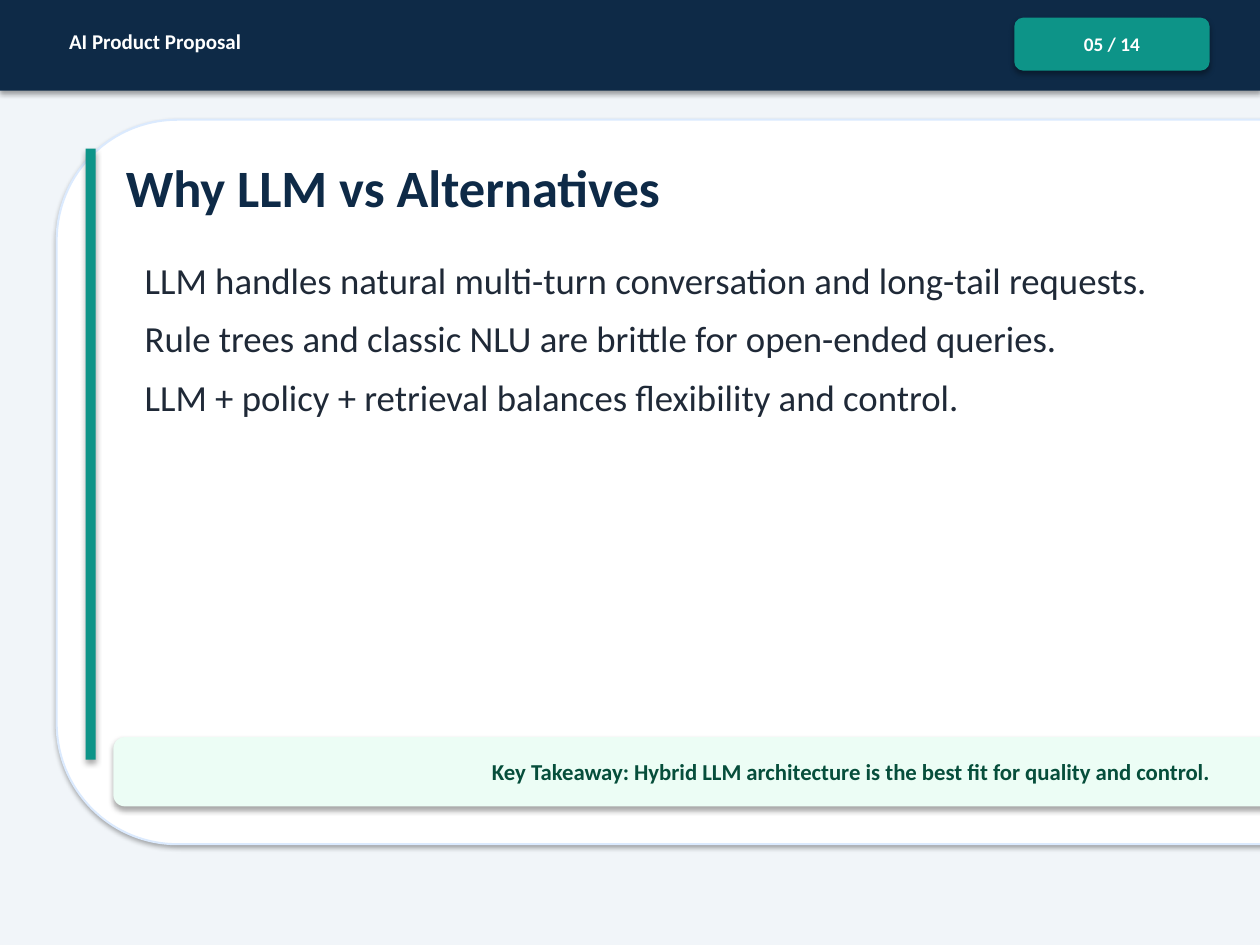
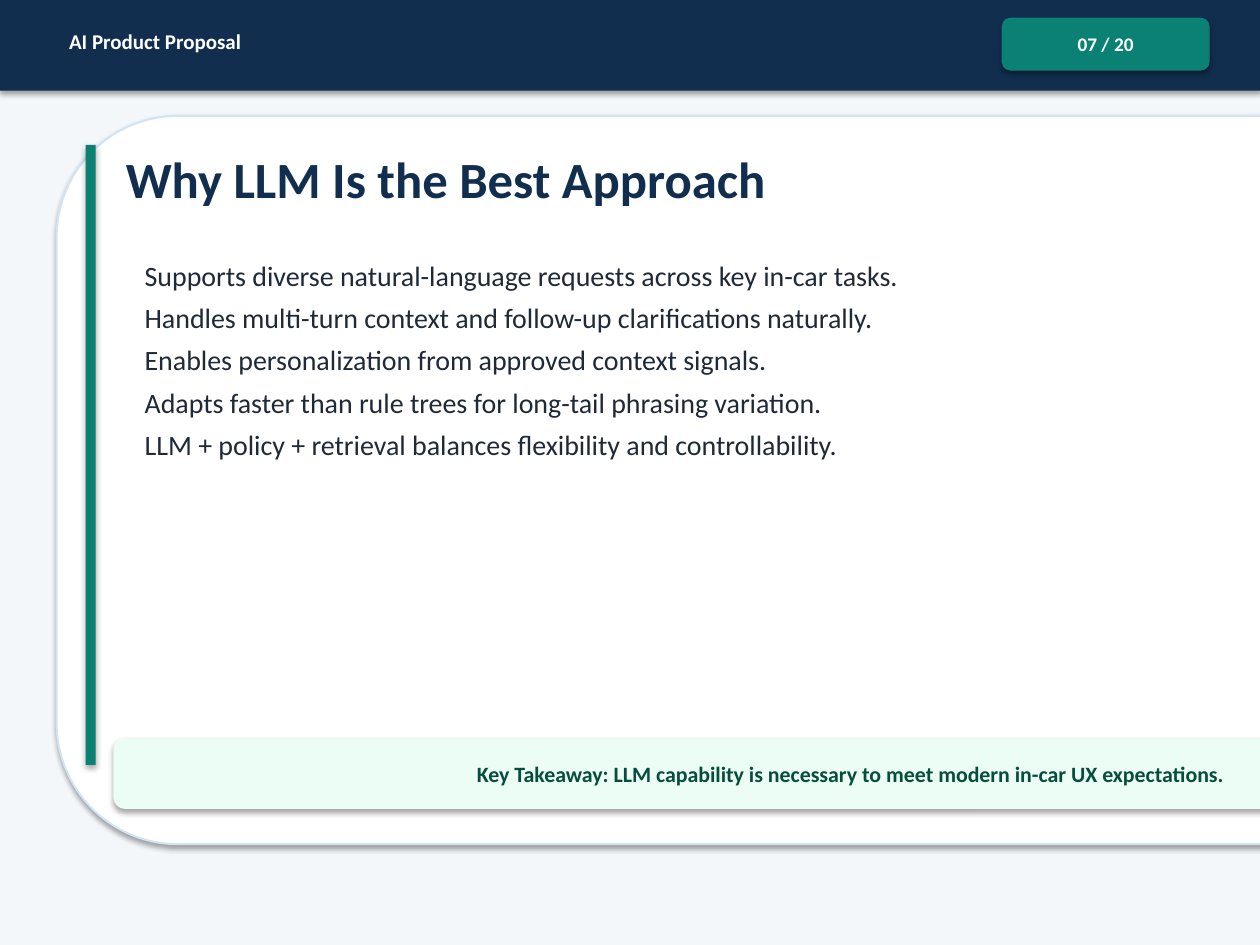
Before and after one commit to Zia-CRM-hub/AI-ProductManager, a slide deck: slide 7 of ProductManager_InnovativeBusinessSolutionWithLLM_Project/ProductManager_InnovativeBusinessSolutionWithLLM_Submission.pptx (slide 5 before the commit). Drawn at 1260x945 pixels with LibreOffice and Linux fonts; fonts in the diff are those of the drawing. Boxes give left, top, right and bottom in pixels: in the first picture for what was removed or moved away, otherwise in the second. Text is boxed around its words. In the diff, an @@ line names an element or a change of style, - is before the commit and + after.

```diff
--- a/ProductManager_InnovativeBusinessSolutionWithLLM_Project/ProductManager_InnovativeBusinessSolutionWithLLM_Submission.pptx
+++ b/ProductManager_InnovativeBusinessSolutionWithLLM_Project/ProductManager_InnovativeBusinessSolutionWithLLM_Submission.pptx
@@ rectangle at [0, 0, 1260, 945]: fill #F1F5F9 to #F4F7FA @@
@@ rectangle at [0, 0, 1260, 91]: fill #0E2A47 to #112E4E @@
@@ rounded rectangle "07 / 20" at [1002, 18, 1210, 71]: fill #0D9488 to #0B8174 @@
@@ rounded rectangle "07 / 20": place and size @@
-rounded rectangle "07 / 20" at [1014, 18, 1210, 71]
+rounded rectangle "07 / 20" at [1002, 18, 1210, 71]
@@ text in rounded rectangle at [1078, 38, 1133, 51]: text changed @@
-05 / 14
+07 / 20
@@ rounded rectangle: place and size @@
-rounded rectangle at [57, 120, 1260, 844]
+rounded rectangle at [57, 116, 1260, 844]
@@ rounded rectangle at [57, 116, 1260, 844]: outline #DBEAFE 1.2 pt to #D1E4F6 1.1 pt @@
@@ rectangle: place and size @@
-rectangle at [86, 149, 96, 760]
+rectangle at [86, 145, 96, 765]
@@ rectangle at [86, 145, 96, 765]: fill #0D9488 to #0B8174 @@
@@ text at [126, 162, 765, 206]: text changed; size 30 to 29 pt; text colour #0E2A47 to #112E4E @@
-Why LLM vs Alternatives
+Why LLM Is the Best Approach
@@ text at [145, 266, 898, 460]: text changed; size 21 to 16 pt @@
-LLM handles natural multi-turn conversation and long-tail requests.
-Rule trees and classic NLU are brittle for open-ended queries.
-LLM + policy + retrieval balances flexibility and control.
+Supports diverse natural-language requests across key in-car tasks.
+Handles multi-turn context and follow-up clarifications naturally.
+Enables personalization from approved context signals.
+Adapts faster than rule trees for long-tail phrasing variation.
+LLM + policy + retrieval balances flexibility and controllability.
@@ text in rounded rectangle at [477, 766, 1223, 786]: text changed; size 13 to 12.5 pt @@
-Key Takeaway: Hybrid LLM architecture is the best fit for quality and control.
+Key Takeaway: LLM capability is necessary to meet modern in-car UX expectations.
```
Also in this commit, not shown: 12 other slides changed, 7 slides added, 1 slide removed.
